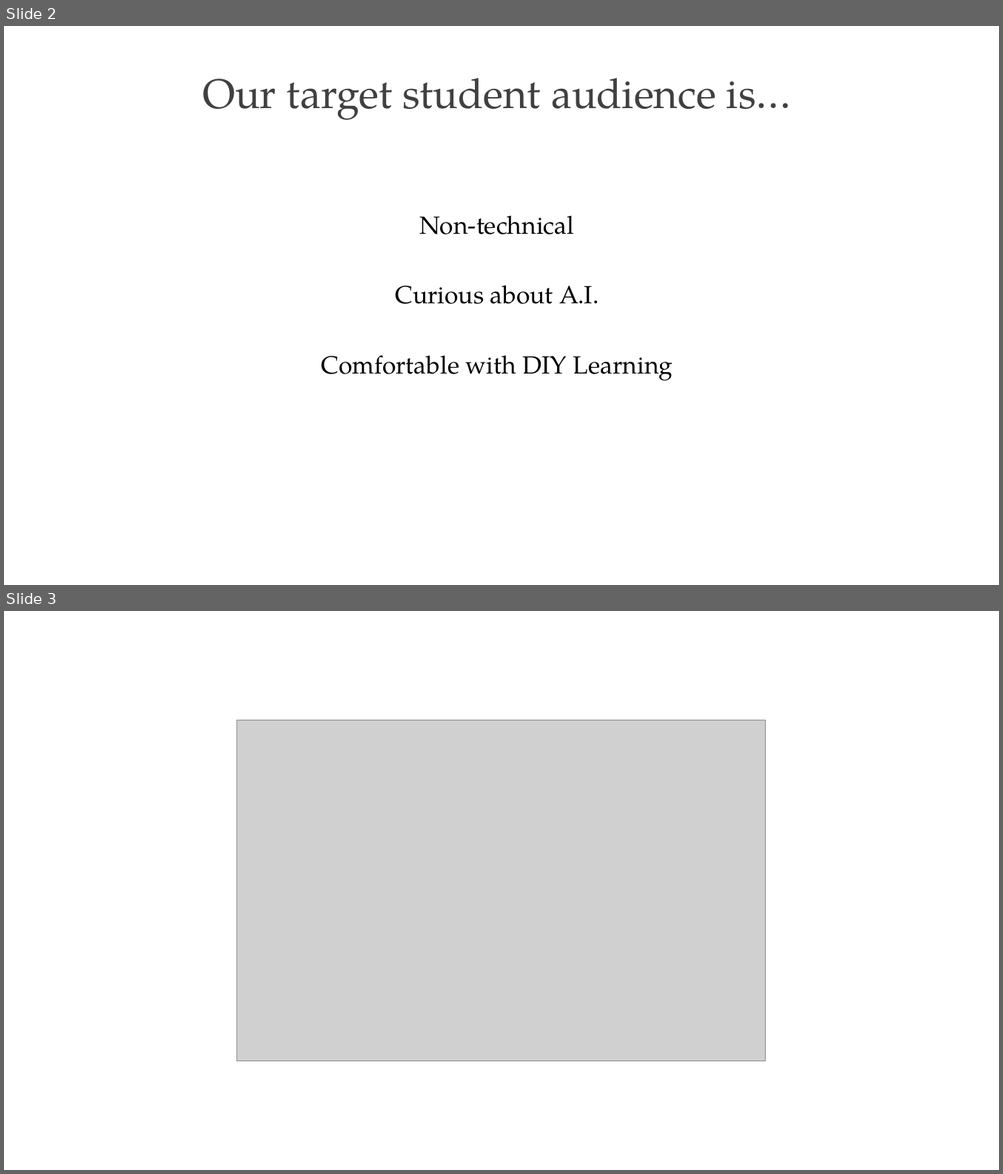
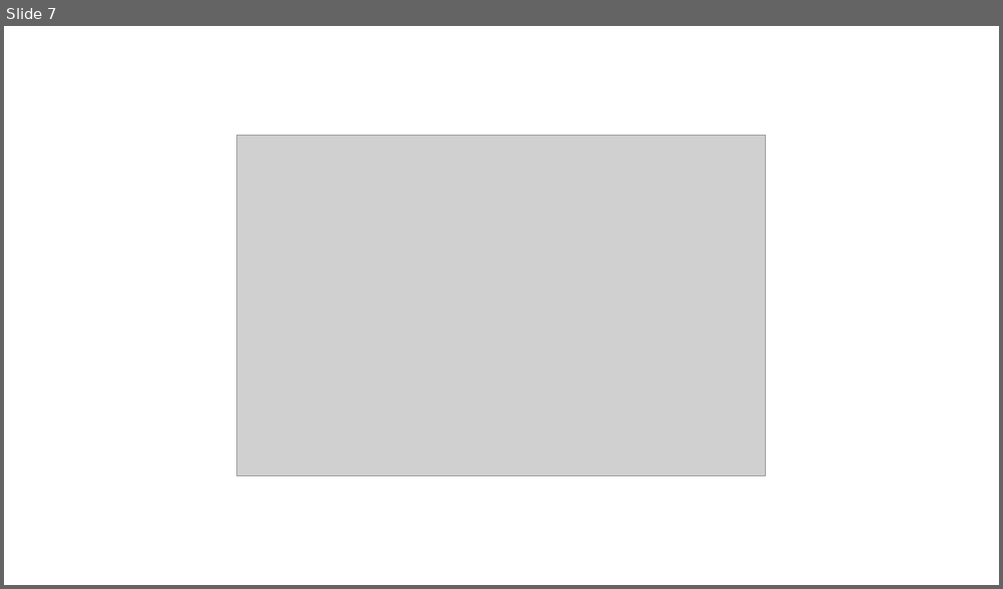
Before and after one commit to PracticumAI-Test/practicum, a slide deck: ai_workshop_presentation.pptx. Shown one above the other, each under a label of ours: slides 2 and 3 before the commit, slide 7 after it. The pictures are 1003x1174 and 1003x589 pixels, drawn with LibreOffice and Linux fonts; fonts in the diff are those of the drawing; grey boxes stand for pictures. Boxes give left, top, right and bottom in pixels: in the first picture for what was removed or moved away, otherwise in the second. Text is boxed around its words. In the diff, an @@ line names an element or a change of style, - is before the commit and + after.

```diff
--- a/ai_workshop_presentation.pptx
+++ b/ai_workshop_presentation.pptx
@@ slide 2 removed at (4, 26, 999, 585), background #FFFFFF @@
@@ title removed at (202, 78, 791, 120) @@
-Our target student audience is…
@@ text removed at (321, 215, 673, 381) @@
-Non-technical
-Curious about A.I.
-Comfortable with DIY Learning
@@ what was slide 3 is now slide 7 @@
```
Also in this commit, not shown: 2 slides changed, 12 slides added, 6 other slides removed.
